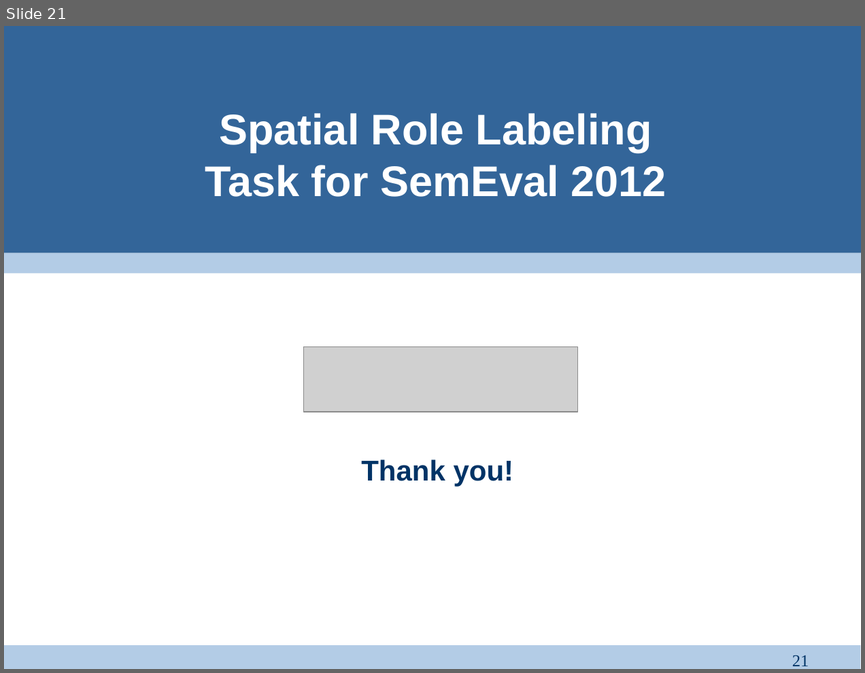
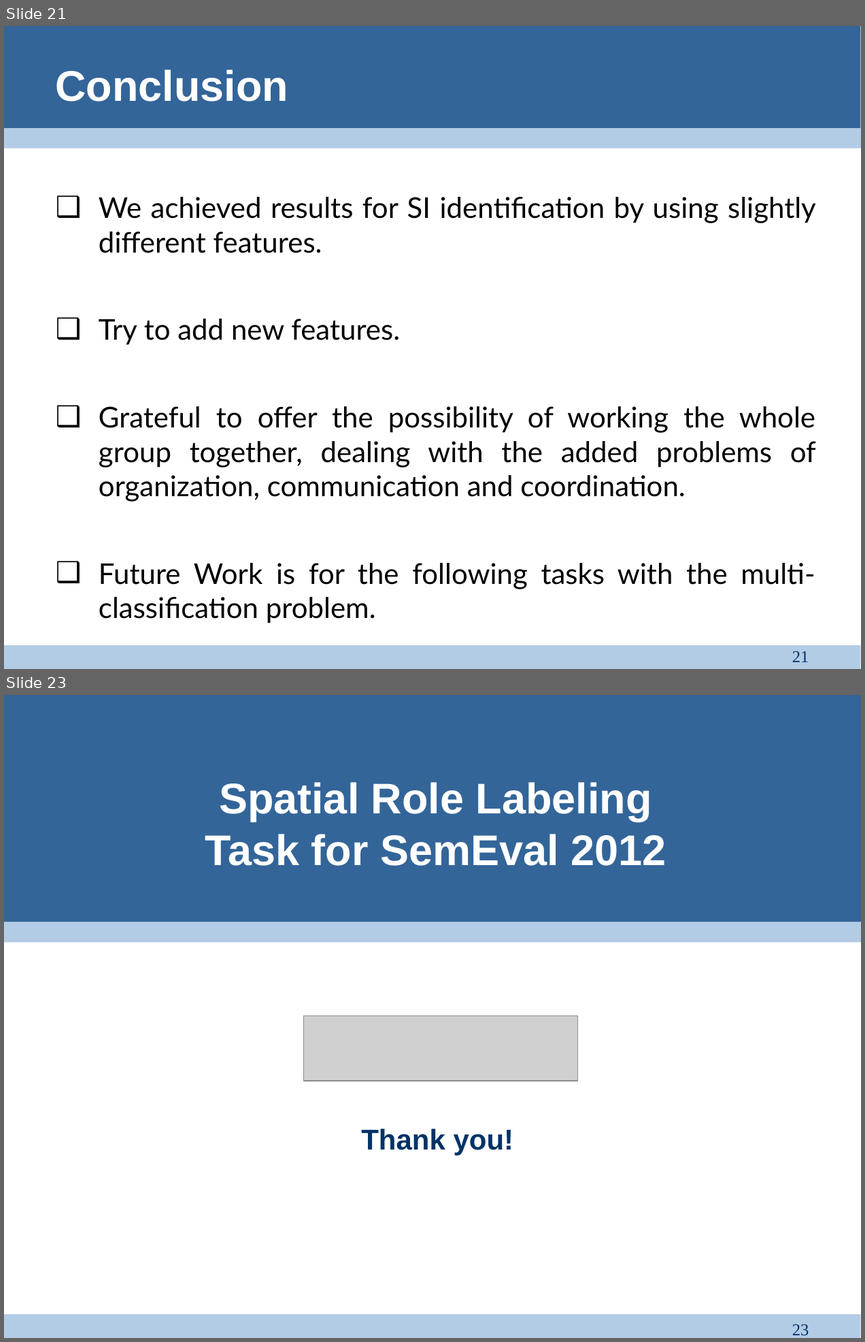
Before and after one commit to satvikg/pln-pmt-pract, a slide deck: SpatialRoleLabeling/doc/Group presentation.ppt. Shown one above the other, each under a label of ours: slide 21 before the commit, slides 21 and 23 after it; the slides between them are not shown. The pictures are 865x673 and 865x1342 pixels, drawn with LibreOffice and Linux fonts; fonts in the diff are those of the drawing; grey boxes stand for pictures. Boxes give left, top, right and bottom in pixels: in the first picture for what was removed or moved away, otherwise in the second. Text is boxed around its words. In the diff, an @@ line names an element or a change of style, - is before the commit and + after.

```diff
--- a/SpatialRoleLabeling/doc/Group presentation.ppt
+++ b/SpatialRoleLabeling/doc/Group presentation.ppt
@@ slide 21 added at [4,26,861,669], background #FFFFFF; not listed: 1 template element that a slide beside it also shows @@
@@ rectangle added at [4,26,861,138], fill #336599 @@
@@ text added at [55,70,288,101], 36 pt, text #FFFFFF, bold @@
+Conclusion
@@ rectangle added at [4,128,861,148], fill #B3CCE6 @@
@@ text added at [99,197,816,623], 24 pt, text #000000 @@
+❑ We achieved results for SI identification by using slightly different features.
+❑ Try to add new features.
+❑ Grateful to offer the possibility of working the whole group together, dealing with the added problems of organization, communication and coordination.
+❑ Future Work is for the following tasks with the multi-classification problem.
@@ page number added at [792,651,809,662], 14 pt, text #003366 @@
+21
@@ what was slide 21 is now slide 23 @@
@@ page number at [792,1324,809,1336]: text changed @@
-21
+23
```
Also in this commit, not shown: 6 slides changed, 2 other slides added, 1 slide removed, 1 other file.
